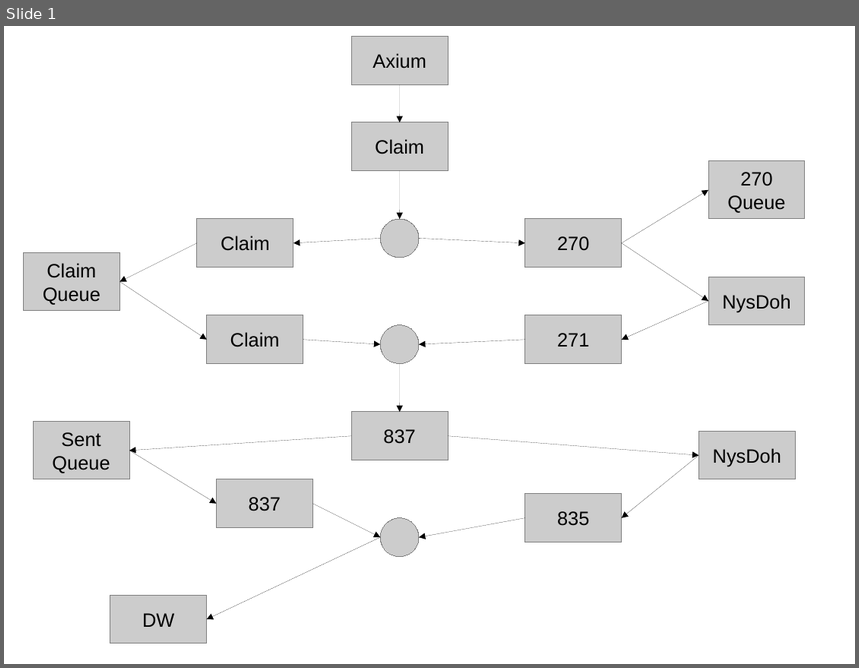
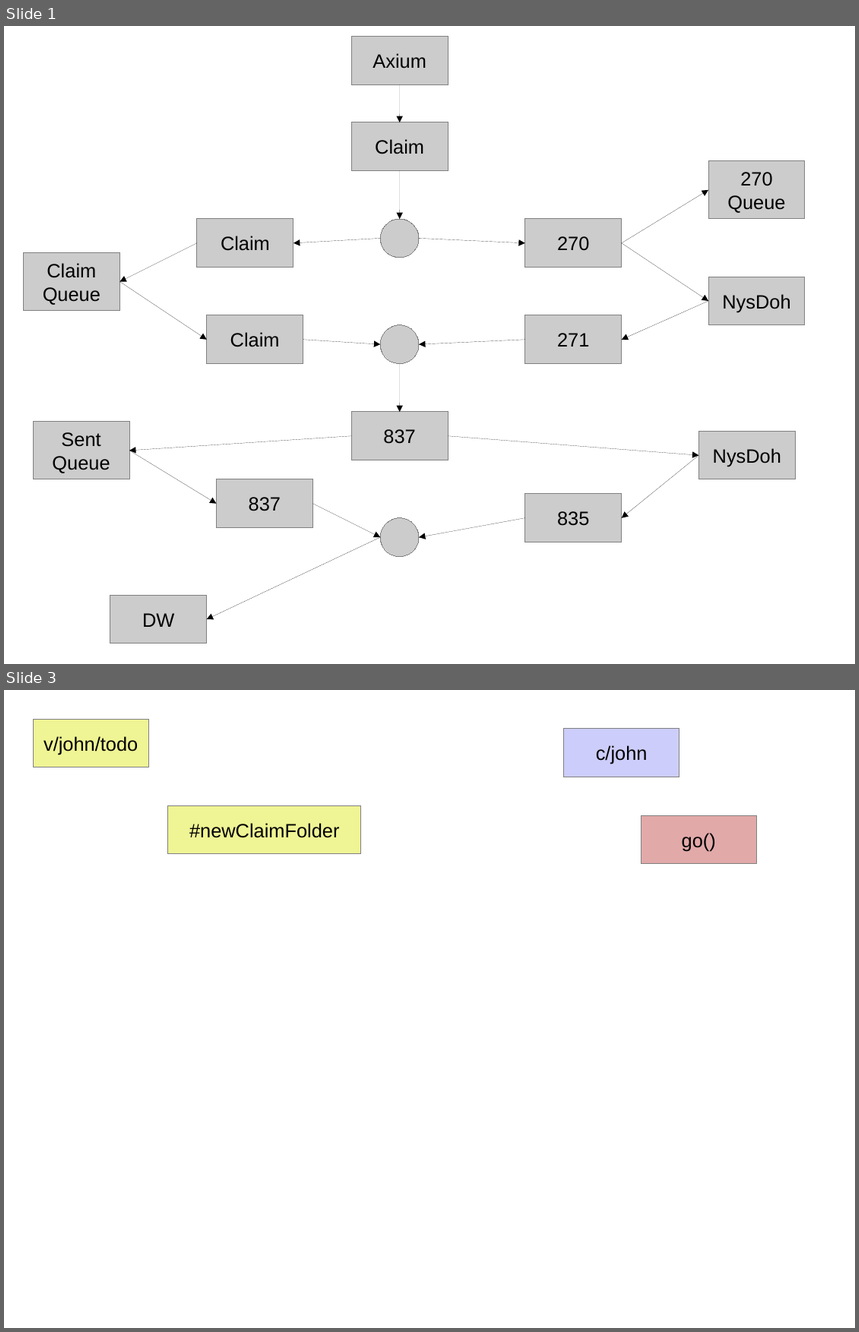
Before and after one commit to JamesLeB/Stout, a slide deck: Documents/BillingSystem.odp. Shown one above the other, each under a label of ours: slide 1 before the commit, slides 1 and 3 after it; the slides between them are not shown. The pictures are 859x668 and 859x1332 pixels, drawn with LibreOffice and Linux fonts; fonts in the diff are those of the drawing. Boxes give left, top, right and bottom in pixels: in the first picture for what was removed or moved away, otherwise in the second. Text is boxed around its words. In the diff, an @@ line names an element or a change of style, - is before the commit and + after.

```diff
--- a/Documents/BillingSystem.odp
+++ b/Documents/BillingSystem.odp
@@ slide 3 added at (4,690,855,1328), background #FFFFFF @@
@@ rectangle added at (33,720,148,768), fill #EFF494, outline #808080 0 pt, 18 pt, text #000000 @@
+v/john/todo
@@ rectangle added at (564,729,680,777), fill #CDCDFB, outline #808080 0 pt, 18 pt, text #000000 @@
+c/john
@@ rectangle added at (167,806,361,853), fill #EFF494, outline #808080 0 pt, 18 pt, text #000000 @@
+#newClaimFolder
@@ rectangle added at (641,815,757,863), fill #E2A9A9, outline #808080 0 pt, 18 pt, text #000000 @@
+go()
```
Also in this commit, not shown: 1 slide changed.
